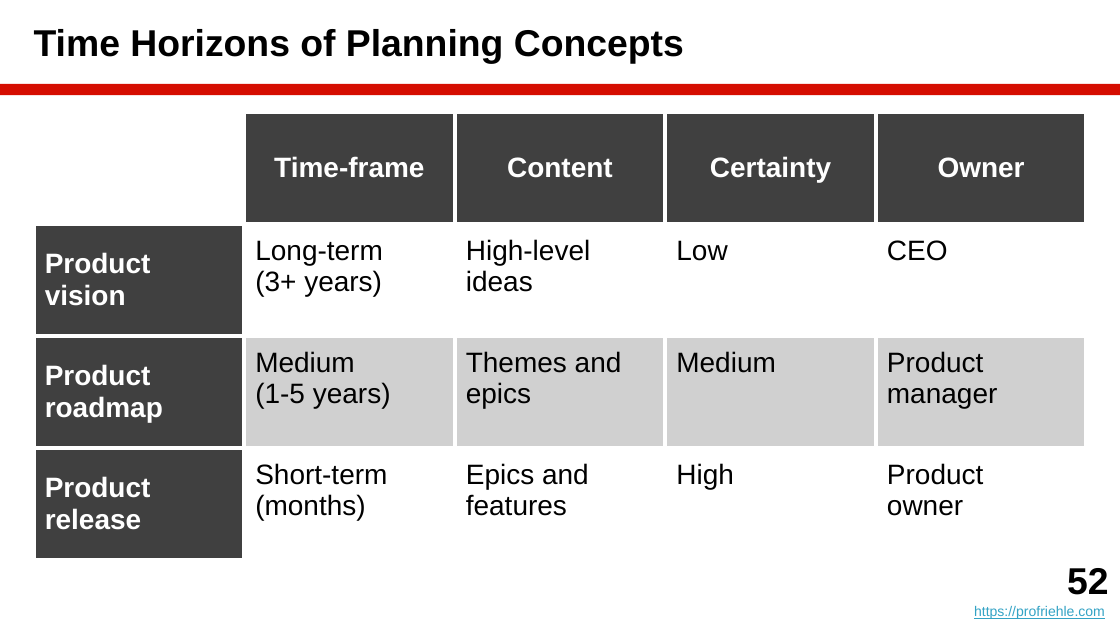
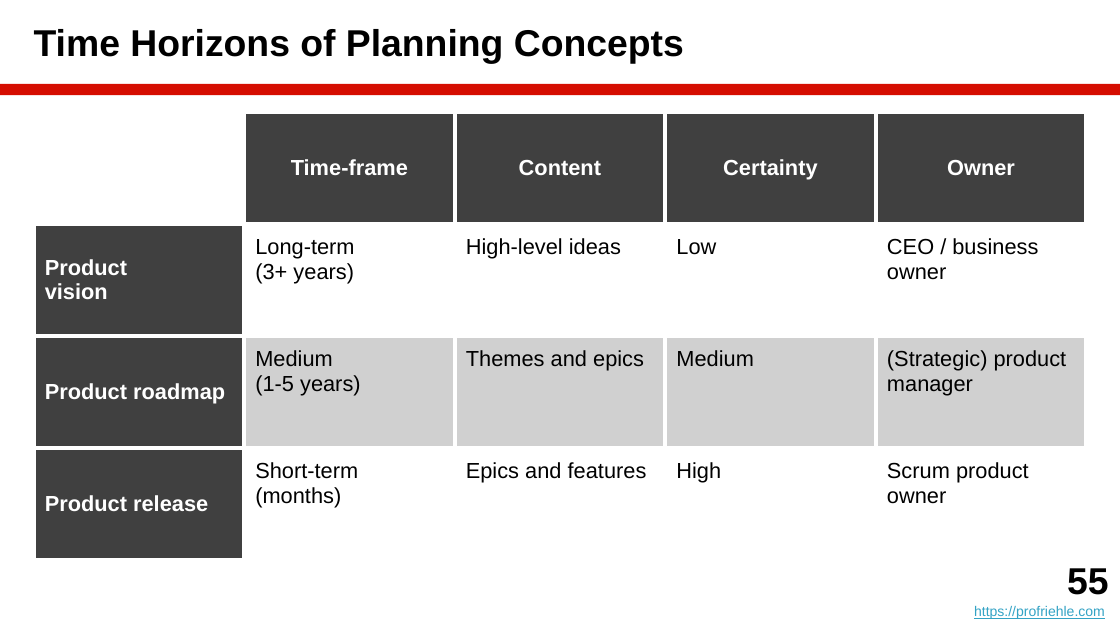
Before and after one commit to dirkriehle/amos-course, a slide deck: slide 55 of Lecture slides/AMOS B04 - Agile Planning.pptx (slide 52 before the commit). Drawn at 1120x630 pixels with LibreOffice and Linux fonts; fonts in the diff are those of the drawing. Boxes give left, top, right and bottom in pixels: in the first picture for what was removed or moved away, otherwise in the second. Text is boxed around its words. In the diff, an @@ line names an element or a change of style, - is before the commit and + after.

Commit message:
Finished lecture B04 on agile planning

```diff
--- a/Lecture slides/AMOS B04 - Agile Planning.pptx
+++ b/Lecture slides/AMOS B04 - Agile Planning.pptx
@@ table at [34,112,1086,515] @@
-row 2, column 5: CEO
+row 2, column 5: CEO / business owner
-row 3, column 5: Product manager
+row 3, column 5: (Strategic) product manager
-row 4, column 5: Product owner
+row 4, column 5: Scrum product owner
@@ size 18 to 14 pt in "Time-frame", "Content", "Certainty", "Owner" and 12 more places @@
@@ text at [1067,568,1108,595]: text changed @@
-52
+55
```
Also in this commit, not shown: 13 other slides changed, 3 slides added, 10 other files.
